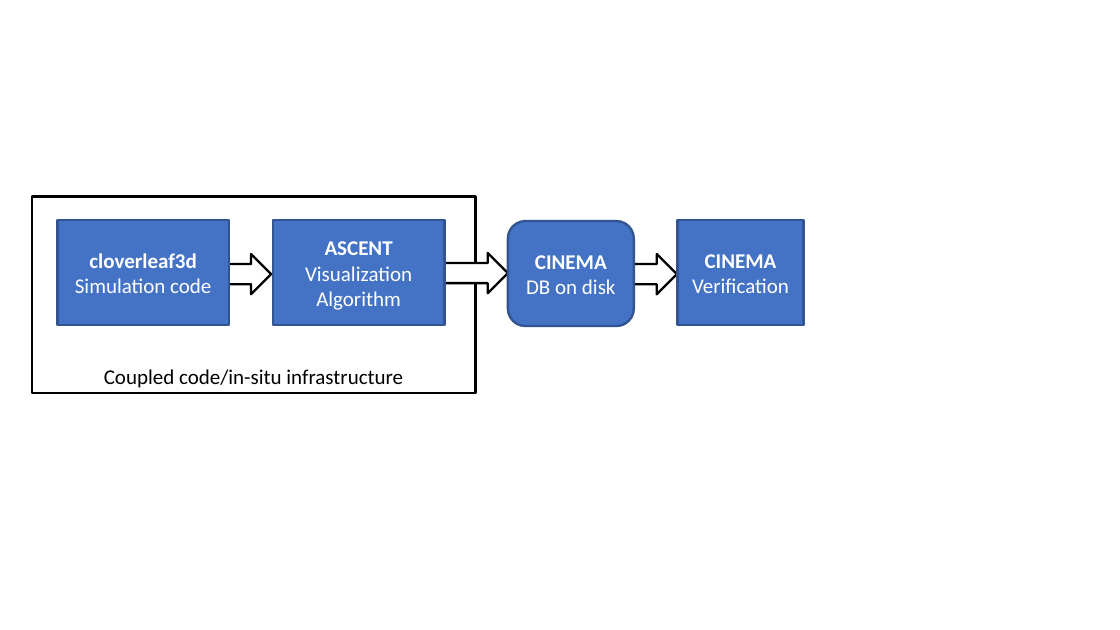
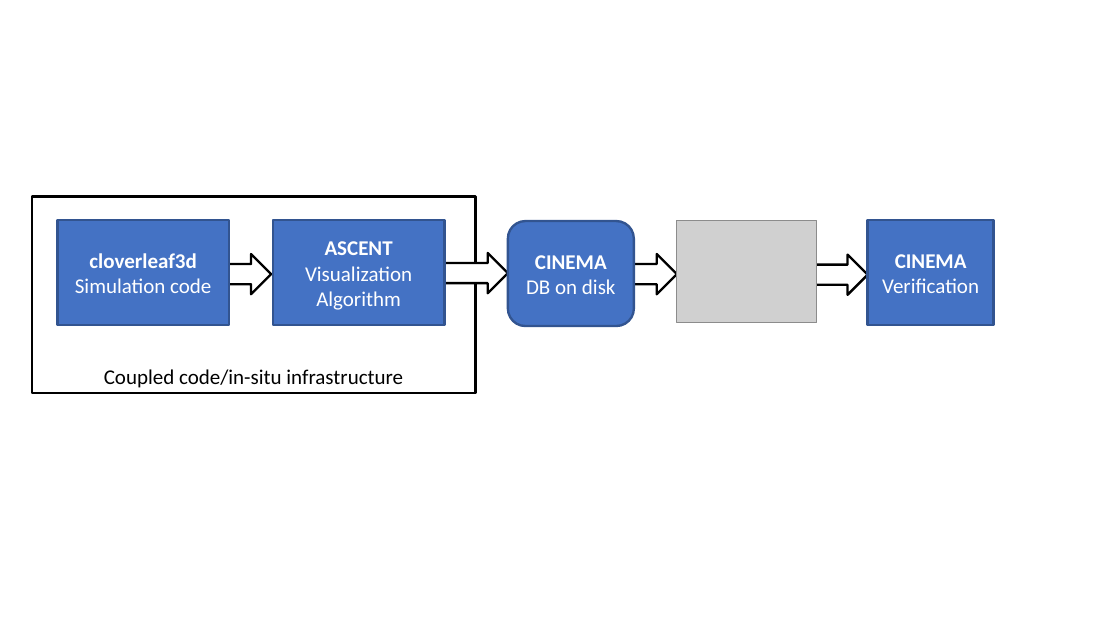
Before and after one commit to eugeneswalker/2020-08_miniapp-example, a slide deck: slide 1 of doc/img/diagram.pptx. Drawn at 1120x630 pixels with LibreOffice and Linux fonts; fonts in the diff are those of the drawing; grey boxes stand for pictures. Boxes give left, top, right and bottom in pixels: in the first picture for what was removed or moved away, otherwise in the second. Text is boxed around its words. In the diff, an @@ line names an element or a change of style, - is before the commit and + after.

```diff
--- a/doc/img/diagram.pptx
+++ b/doc/img/diagram.pptx
@@ picture added at [677, 220, 818, 323] @@
@@ rectangle "CINEMA": place and size @@
-rectangle "CINEMA" at [678, 220, 804, 325]
+rectangle "CINEMA" at [868, 220, 994, 325]
@@ right arrow added at [802, 255, 868, 295], fill #FFFFFF, outline #000000 2 pt @@
```
Also in this commit, not shown: 2 other files.
